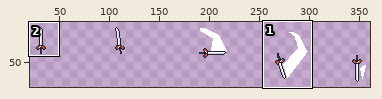
File history of a sprite sheet, src/Assets/sword-sheet.png. The first picture is a wide view before the edit; the outline marks the close-up.
Close-up. As it was:
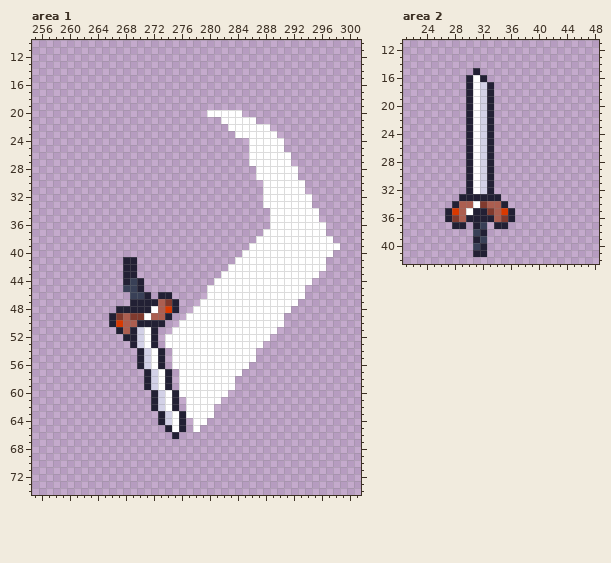
The file is 400x80 pixels. Shown: area 1: x 255..301, y 10..74; area 2: x 21..48, y 11..42. The wide view leaves out empty margins. The commit also changed other parts of the picture, which this record leaves out.
New version:
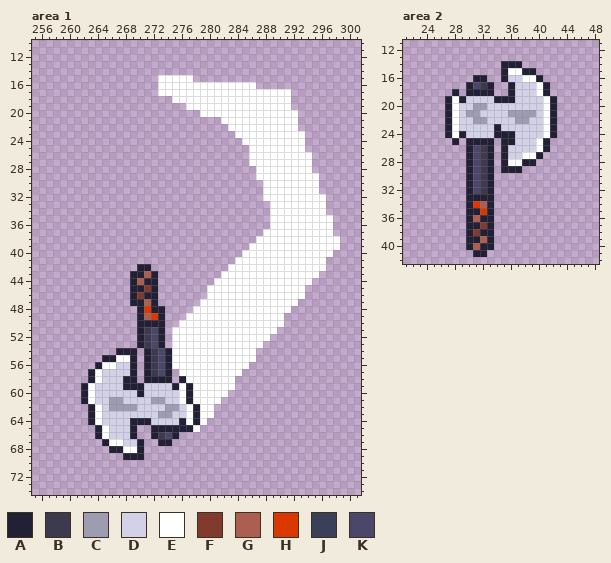
Palette (. is transparent): A #222034  B #3d3a50  C #9e9cb1  D #d3d1e7  E #ffffff  F #803a2e  G #ac5e50  H #d93900  J #394057  K #4b4769
What changed:
Changed rows in their new state; - is an unchanged pixel.
Area 1:
first column x 262:
15 -----------EEEEE---------------------
16 -----------EEEEEEEEEEEEEE------------
17 -----------EEEEEEEEEEEEEEEEEEE-------
18 -------------EEEEEEEEEEEEEEEEE-------
19 ---------------EEEEEEEEEEEEEEE-------
20 -----------------E-----EEEEEEEE------
21 -------------------------EEEEEE------
22 ---------------------------EEEE------
23 ----------------------------EEEE-----
24 -----------------------E-----EEE-----
25 -----------------------------EEE-----
26 ------------------------------EEE----
27 ------------------------------EEE----
28 -------------------------------EE----
29 -------------------------------EEE---
30 --------------------------------EE---
31 --------------------------------EE---
32 ---------------------------------EE--
33 --------------------------.------EE--
34 ----------------------------------E--
35 ----------------------------------EE-
36 -----------------------------------E-
37 -----------------------------------E-
38 ------------------------------------E
41 ------..-----------------------------
42 ------..AA---------------------------
43 ------.-AGA--------------------------
44 ------.AGAA--------------------------
45 ------.A-FA--------------------------
46 -------AF-A..------------------------
47 ---------G-...-----------------------
48 -----...-HAA..-----------------------
49 ----....AGHA.------------------------
50 ----....-----------------------------
51 -----...ABKA-------------------------
52 ------..ABKA.------------------------
53 -------.ABKA.------------------------
54 -----AAA.ABKA------------------------
55 ---AAEEA.ABKA------------------------
56 --AEEDDA.ABKA------------------------
57 -AEDDDDA--BK-------------------------
58 -AEDDDAA--AA--A----------------------
59 AEDDDDAAAD-DDA-A---------------------
60 AEDDDDDDADD-DD-A---------------------
61 AEDDCCDDDDCCDDEA---------------------
62 -AEDCCCCDDD-CCD-A--------------------
63 -AEDDDDDDDDCCDD-A--------------------
64 -AEDDDDAAADD-D-EA--------------------
65 --AEDDDA--AA-A-A---------------------
66 --AEDDDA--ABK------------------------
67 ---AEEDDA--AA------------------------
68 ----AAEEA----------------------------
69 ------AAA----------------------------
Area 2:
first column x 27:
14 --------AAA-----
15 ----.---AEEAA---
16 ---.A---ADDEEA--
17 ----KB---ADDDEA-
18 -A--AA---ADDDEA-
19 AEADD-DAAADDDDEA
20 AEDDCCDDDDDDDDEA
21 AEDCC-DDDCCCCDEA
22 AEDDCCDDDDCCDDEA
23 AEDDD-DADDDDDDEA
24 AEADD-DAAADDDDEA
25 -A--AA--AADDDEA-
26 ----KB--ADDDDEA-
27 ----KB--ADDEEA--
28 ----KB--AEEAA---
29 ----KB--AAA-----
30 ----KB----------
31 ----KB----------
32 ----KB----------
33 --.----.--------
34 -..AHGA..-------
35 ...A-HA...------
36 ...-G--...------
37 -..A-FA..-------
38 ---AF-A---------
39 ---A-GA---------
40 ---AG-A---------
Boxes around the changes in both close-ups, in picture pixels (x1, y1, x2, y2):
changed: (158, 75, 340, 243)
changed: (81, 257, 200, 460)
changed: (445, 61, 557, 250)
